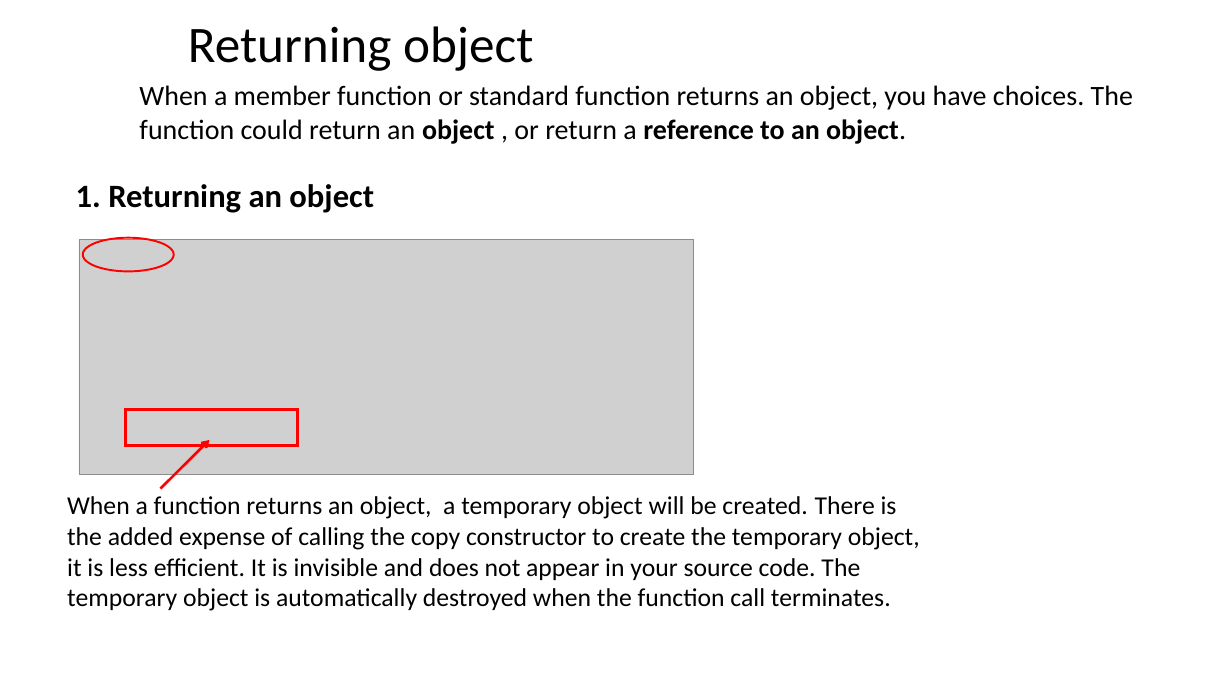
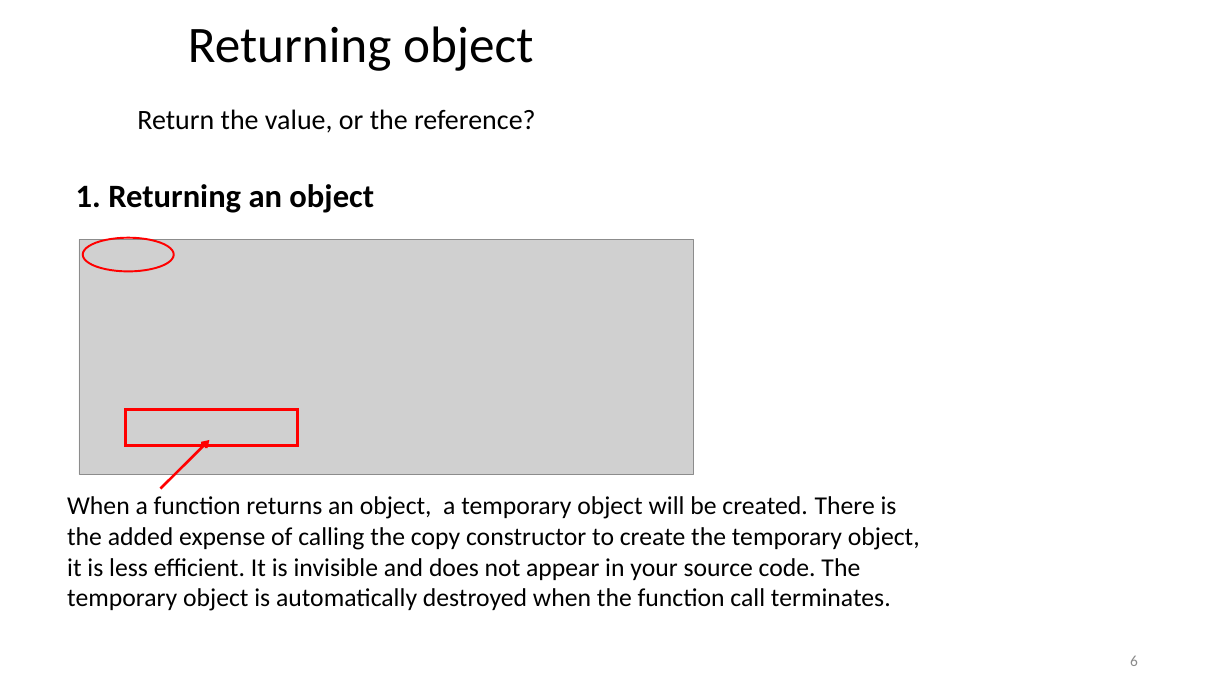
Before and after one commit to ShiqiYu/CPP, a slide deck: slide 6 of week10/Lab10.pptx (slide 5 before the commit). Drawn at 1232x693 pixels with LibreOffice and Linux fonts; fonts in the diff are those of the drawing; grey boxes stand for pictures; background and template pictures are left out. Boxes give left, top, right and bottom in pixels: in the first picture for what was removed or moved away, otherwise in the second. Text is boxed around its words. In the diff, an @@ line names an element or a change of style, - is before the commit and + after.

```diff
--- a/week10/Lab10.pptx
+++ b/week10/Lab10.pptx
@@ title "Returning object" at (188,26,533,71): size 39.9 to 40 pt @@
@@ text at (137,109,536,133): text changed @@
-  When a member function or standard function returns an object, you have choices. The function could return an object , or return a reference to an object.
+  Return the value, or the reference?
@@ page number added at (1130,655,1138,666), 12 pt, text #8C8C8C @@
+6
```
Also in this commit, not shown: 12 other slides changed, 7 slides added, 5 other files.
